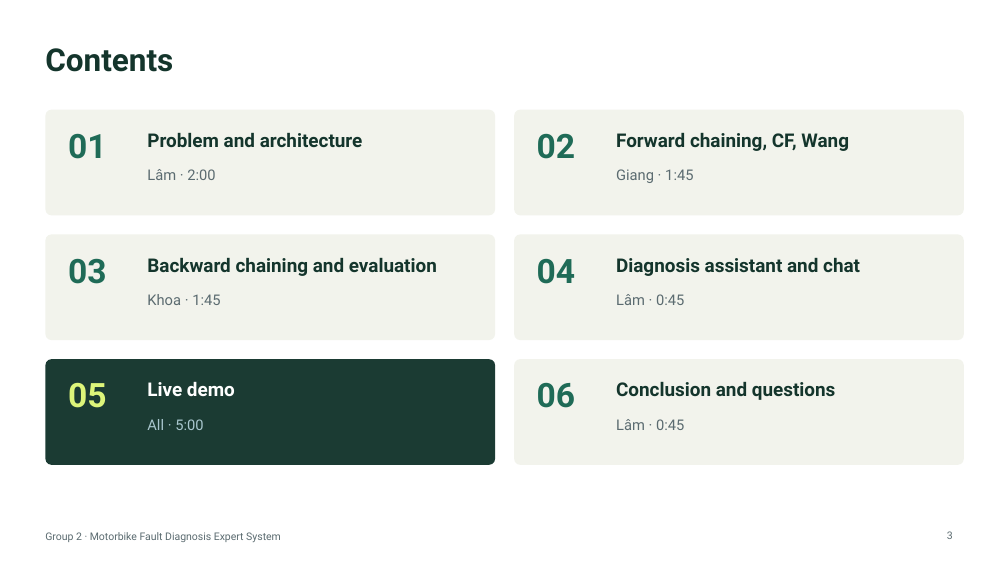
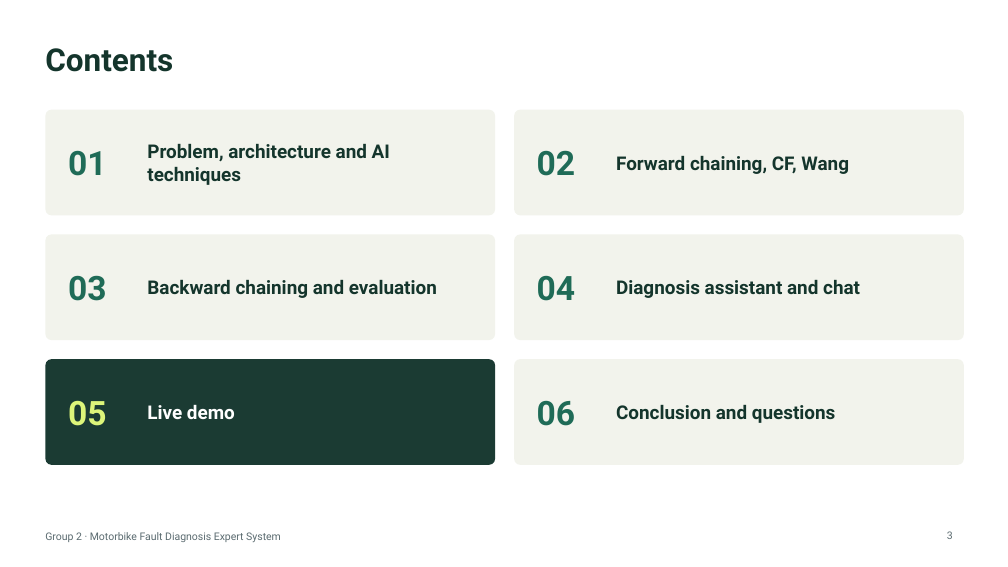
Before and after one commit to noway165/72ITAI30103_Team2_Motorbike_Expert_System, a slide deck: slide 3 of docs/slides/Group2_Presentation.pptx. Drawn at 1008x567 pixels with LibreOffice and Linux fonts; fonts in the diff are those of the drawing. Boxes give left, top, right and bottom in pixels: in the first picture for what was removed or moved away, otherwise in the second. Text is boxed around its words. In the diff, an @@ line names an element or a change of style, - is before the commit and + after.

Commit message:
Slides: Contents without speakers and times; demo types only 'the starter only clicks' (with the horn too, the first question leads to the charging system)

```diff
--- a/docs/slides/Group2_Presentation.pptx
+++ b/docs/slides/Group2_Presentation.pptx
@@ text "01" moved from (x1=68, y1=133, x2=107, y2=159) to (x1=68, y1=150, x2=107, y2=176) @@
@@ vertical alignment top to middle in 12 elements at (x1=68, y1=150, x2=107, y2=176), (x1=537, y1=150, x2=576, y2=176), (x1=68, y1=275, x2=107, y2=301), (x1=537, y1=276, x2=576, y2=301), (x1=68, y1=401, x2=107, y2=426), (x1=537, y1=401, x2=576, y2=426), (x1=147, y1=279, x2=437, y2=298), (x1=616, y1=280, x2=860, y2=298), (x1=616, y1=156, x2=849, y2=174), (x1=147, y1=405, x2=235, y2=419), (x1=616, y1=405, x2=836, y2=423), (x1=147, y1=144, x2=390, y2=185) @@
@@ text "02" moved from (x1=537, y1=133, x2=576, y2=159) to (x1=537, y1=150, x2=576, y2=176) @@
@@ text "Forward chaining, CF, Wang" moved from (x1=616, y1=133, x2=849, y2=151) to (x1=616, y1=156, x2=849, y2=174) @@
@@ text at (x1=147, y1=144, x2=390, y2=185): text changed @@
-Problem and architecture
+Problem, architecture and AI techniques
@@ text removed at (x1=147, y1=169, x2=215, y2=180) @@
-Lâm · 2:00
@@ text removed at (x1=616, y1=169, x2=693, y2=183) @@
-Giang · 1:45
@@ text "03" moved from (x1=68, y1=258, x2=107, y2=284) to (x1=68, y1=275, x2=107, y2=301) @@
@@ text "Backward chaining and evaluation" moved from (x1=147, y1=257, x2=437, y2=276) to (x1=147, y1=279, x2=437, y2=298) @@
@@ text "04" moved from (x1=537, y1=259, x2=576, y2=284) to (x1=537, y1=276, x2=576, y2=301) @@
@@ text "Diagnosis assistant and chat" moved from (x1=616, y1=258, x2=860, y2=276) to (x1=616, y1=280, x2=860, y2=298) @@
@@ text removed at (x1=147, y1=294, x2=220, y2=305) @@
-Khoa · 1:45
@@ text removed at (x1=616, y1=294, x2=684, y2=305) @@
-Lâm · 0:45
@@ text "05" moved from (x1=68, y1=383, x2=107, y2=408) to (x1=68, y1=401, x2=107, y2=426) @@
@@ text "Live demo" moved from (x1=147, y1=382, x2=235, y2=396) to (x1=147, y1=405, x2=235, y2=419) @@
@@ text "06" moved from (x1=537, y1=383, x2=576, y2=408) to (x1=537, y1=401, x2=576, y2=426) @@
@@ text "Conclusion and questions" moved from (x1=616, y1=382, x2=836, y2=400) to (x1=616, y1=405, x2=836, y2=423) @@
@@ text removed at (x1=147, y1=419, x2=203, y2=430) @@
-All · 5:00
@@ text removed at (x1=616, y1=419, x2=684, y2=430) @@
-Lâm · 0:45
```
Also in this commit, not shown: 1 other slide changed, 1 other file.
